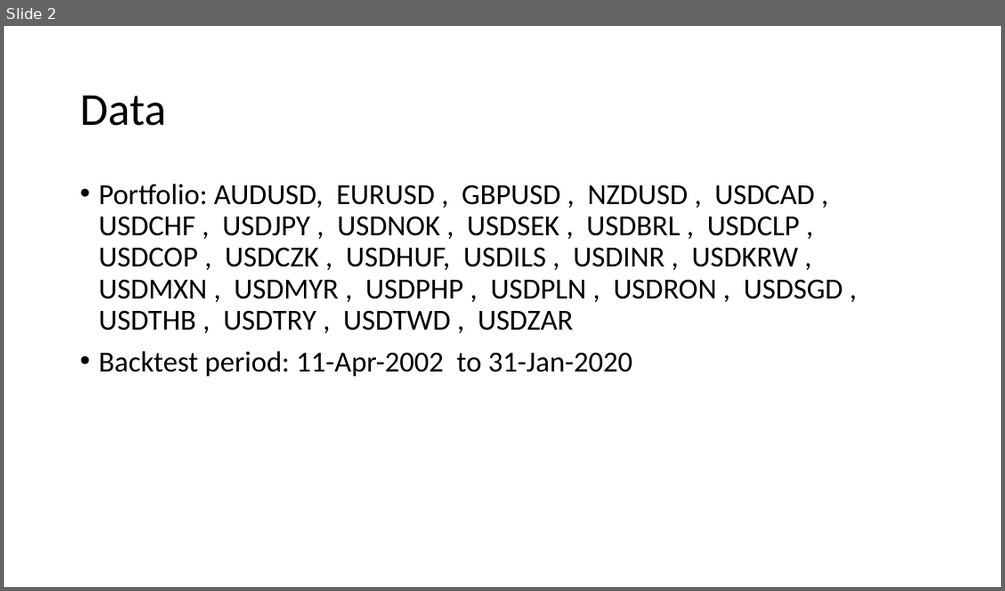
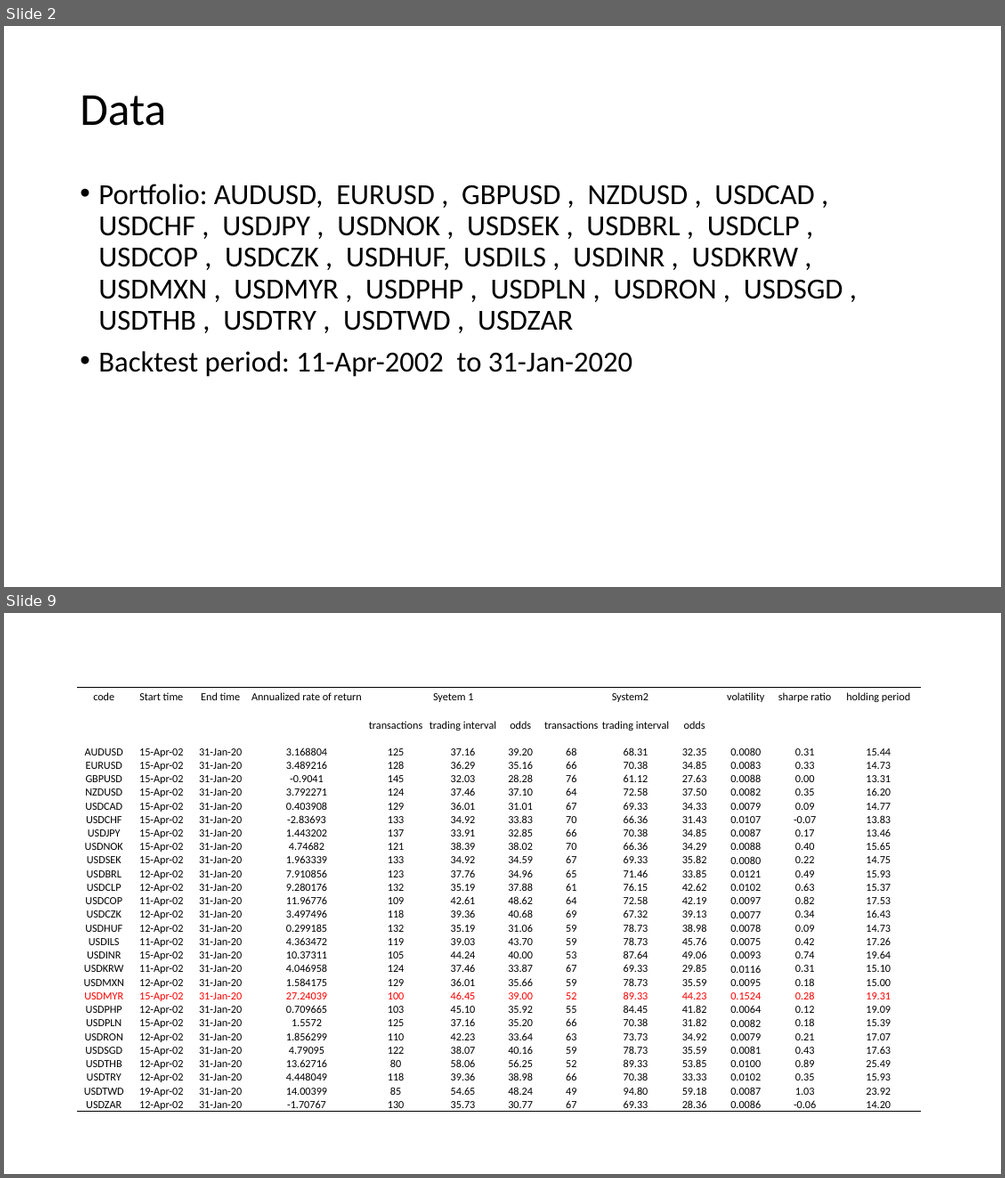
Before and after one commit to thtang/MATLAB-Quantitative-Finance, a slide deck: MATLAB_Quant_book/Chapter 13/Turtle Trading.pptx. Shown one above the other, each under a label of ours: slide 2 before the commit, slides 2 and 9 after it; the slides between them are not shown. The pictures are 1005x591 and 1005x1178 pixels, drawn with LibreOffice and Linux fonts; fonts in the diff are those of the drawing. Boxes give left, top, right and bottom in pixels: in the first picture for what was removed or moved away, otherwise in the second. Text is boxed around its words. In the diff, an @@ line names an element or a change of style, - is before the commit and + after.

```diff
--- a/MATLAB_Quant_book/Chapter 13/Turtle Trading.pptx
+++ b/MATLAB_Quant_book/Chapter 13/Turtle Trading.pptx
@@ slide 9 added at (x1=4, y1=613, x2=1001, y2=1174), background #FFFFFF @@
@@ table added at (x1=77, y1=687, x2=921, y2=1115), 29 rows, 13 columns @@
+code | Start time | End time | Annualized rate of return | Syetem 1 |  |  | System2 |  |  | volatility | sharpe ratio | holding period
+ |  |  |  | transactions | trading interval | odds | transactions | trading interval | odds |  |  | 
+AUDUSD | 15-Apr-02 | 31-Jan-20 | 3.168804 | 125 | 37.16 | 39.20 | 68 | 68.31 | 32.35 | 0.0080 | 0.31 | 15.44
+EURUSD | 15-Apr-02 | 31-Jan-20 | 3.489216 | 128 | 36.29 | 35.16 | 66 | 70.38 | 34.85 | 0.0083 | 0.33 | 14.73
+GBPUSD | 15-Apr-02 | 31-Jan-20 | -0.9041 | 145 | 32.03 | 28.28 | 76 | 61.12 | 27.63 | 0.0088 | 0.00 | 13.31
+NZDUSD | 15-Apr-02 | 31-Jan-20 | 3.792271 | 124 | 37.46 | 37.10 | 64 | 72.58 | 37.50 | 0.0082 | 0.35 | 16.20
+USDCAD | 15-Apr-02 | 31-Jan-20 | 0.403908 | 129 | 36.01 | 31.01 | 67 | 69.33 | 34.33 | 0.0079 | 0.09 | 14.77
+USDCHF | 15-Apr-02 | 31-Jan-20 | -2.83693 | 133 | 34.92 | 33.83 | 70 | 66.36 | 31.43 | 0.0107 | -0.07 | 13.83
+USDJPY | 15-Apr-02 | 31-Jan-20 | 1.443202 | 137 | 33.91 | 32.85 | 66 | 70.38 | 34.85 | 0.0087 | 0.17 | 13.46
+USDNOK | 15-Apr-02 | 31-Jan-20 | 4.74682 | 121 | 38.39 | 38.02 | 70 | 66.36 | 34.29 | 0.0088 | 0.40 | 15.65
+USDSEK | 15-Apr-02 | 31-Jan-20 | 1.963339 | 133 | 34.92 | 34.59 | 67 | 69.33 | 35.82 | 0.0080 | 0.22 | 14.75
+USDBRL | 12-Apr-02 | 31-Jan-20 | 7.910856 | 123 | 37.76 | 34.96 | 65 | 71.46 | 33.85 | 0.0121 | 0.49 | 15.93
+USDCLP | 12-Apr-02 | 31-Jan-20 | 9.280176 | 132 | 35.19 | 37.88 | 61 | 76.15 | 42.62 | 0.0102 | 0.63 | 15.37
+USDCOP | 11-Apr-02 | 31-Jan-20 | 11.96776 | 109 | 42.61 | 48.62 | 64 | 72.58 | 42.19 | 0.0097 | 0.82 | 17.53
+USDCZK | 12-Apr-02 | 31-Jan-20 | 3.497496 | 118 | 39.36 | 40.68 | 69 | 67.32 | 39.13 | 0.0077 | 0.34 | 16.43
+USDHUF | 12-Apr-02 | 31-Jan-20 | 0.299185 | 132 | 35.19 | 31.06 | 59 | 78.73 | 38.98 | 0.0078 | 0.09 | 14.73
+USDILS | 11-Apr-02 | 31-Jan-20 | 4.363472 | 119 | 39.03 | 43.70 | 59 | 78.73 | 45.76 | 0.0075 | 0.42 | 17.26
+USDINR | 15-Apr-02 | 31-Jan-20 | 10.37311 | 105 | 44.24 | 40.00 | 53 | 87.64 | 49.06 | 0.0093 | 0.74 | 19.64
+USDKRW | 11-Apr-02 | 31-Jan-20 | 4.046958 | 124 | 37.46 | 33.87 | 67 | 69.33 | 29.85 | 0.0116 | 0.31 | 15.10
+USDMXN | 12-Apr-02 | 31-Jan-20 | 1.584175 | 129 | 36.01 | 35.66 | 59 | 78.73 | 35.59 | 0.0095 | 0.18 | 15.00
+USDMYR | 15-Apr-02 | 31-Jan-20 | 27.24039 | 100 | 46.45 | 39.00 | 52 | 89.33 | 44.23 | 0.1524 | 0.28 | 19.31
+USDPHP | 12-Apr-02 | 31-Jan-20 | 0.709665 | 103 | 45.10 | 35.92 | 55 | 84.45 | 41.82 | 0.0064 | 0.12 | 19.09
+USDPLN | 15-Apr-02 | 31-Jan-20 | 1.5572 | 125 | 37.16 | 35.20 | 66 | 70.38 | 31.82 | 0.0082 | 0.18 | 15.39
+USDRON | 12-Apr-02 | 31-Jan-20 | 1.856299 | 110 | 42.23 | 33.64 | 63 | 73.73 | 34.92 | 0.0079 | 0.21 | 17.07
+USDSGD | 15-Apr-02 | 31-Jan-20 | 4.79095 | 122 | 38.07 | 40.16 | 59 | 78.73 | 35.59 | 0.0081 | 0.43 | 17.63
+USDTHB | 12-Apr-02 | 31-Jan-20 | 13.62716 | 80 | 58.06 | 56.25 | 52 | 89.33 | 53.85 | 0.0100 | 0.89 | 25.49
+USDTRY | 12-Apr-02 | 31-Jan-20 | 4.448049 | 118 | 39.36 | 38.98 | 66 | 70.38 | 33.33 | 0.0102 | 0.35 | 15.93
+USDTWD | 19-Apr-02 | 31-Jan-20 | 14.00399 | 85 | 54.65 | 48.24 | 49 | 94.80 | 59.18 | 0.0087 | 1.03 | 23.92
+USDZAR | 12-Apr-02 | 31-Jan-20 | -1.70767 | 130 | 35.73 | 30.77 | 67 | 69.33 | 28.36 | 0.0086 | -0.06 | 14.20
```
Also in this commit, not shown: 1 slide changed, 8 other slides added, 1 slide removed, 43 other files.
